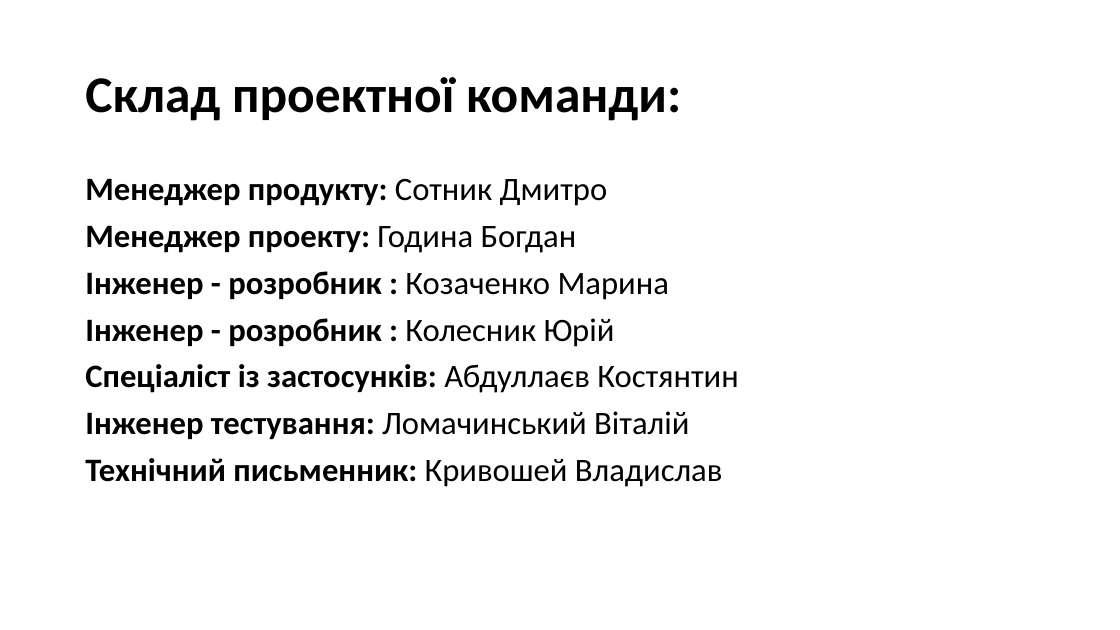
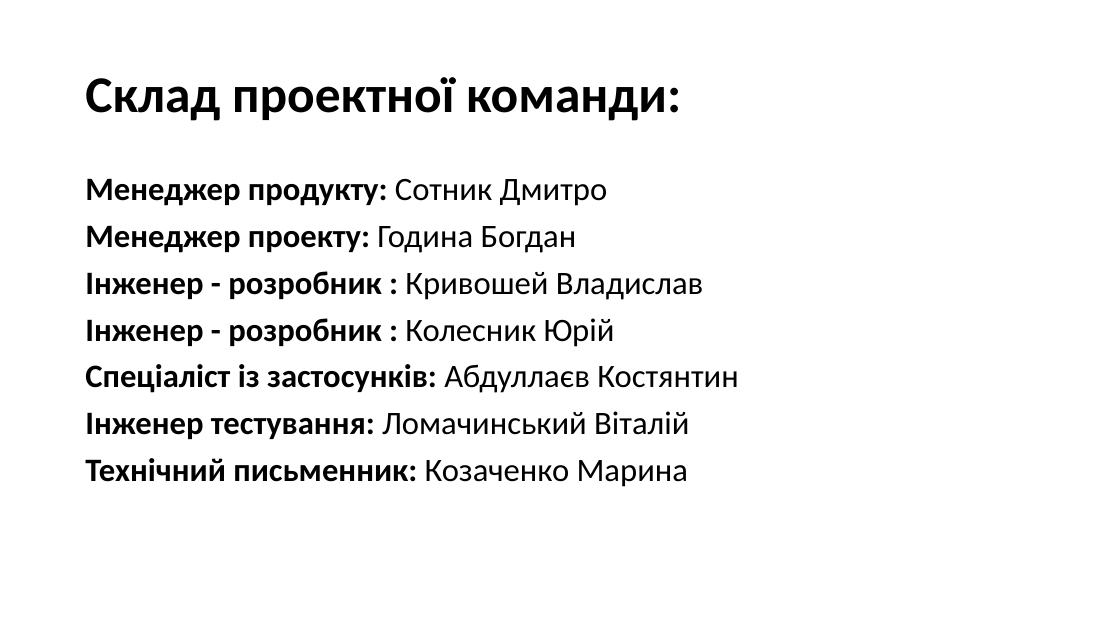
Before and after one commit to d3mage/elektronna_kafedra, a slide deck: slide 3 of elektronna_kafedra.pptx. Drawn at 1120x630 pixels with LibreOffice and Linux fonts; fonts in the diff are those of the drawing. Boxes give left, top, right and bottom in pixels: in the first picture for what was removed or moved away, otherwise in the second. Text is boxed around its words. In the diff, an @@ line names an element or a change of style, - is before the commit and + after.

```diff
--- a/elektronna_kafedra.pptx
+++ b/elektronna_kafedra.pptx
@@ text at [85,271,704,300]: text changed @@
-Інженер - розробник : Козаченко Марина
+Інженер - розробник : Кривошей Владислав
@@ text at [85,458,688,487]: text changed @@
-Технічний письменник: Кривошей Владислав
+Технічний письменник: Козаченко Марина
```
